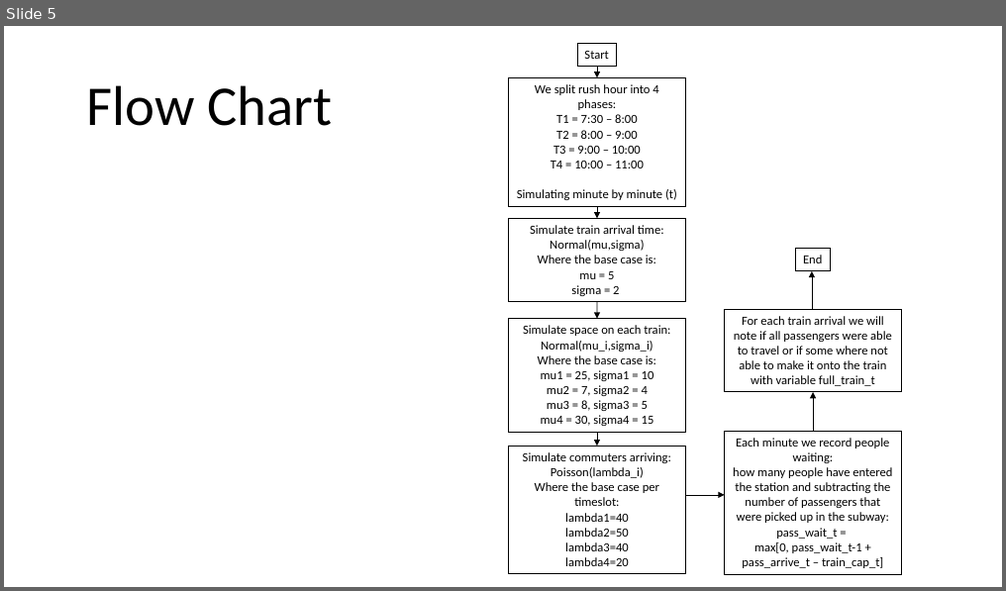
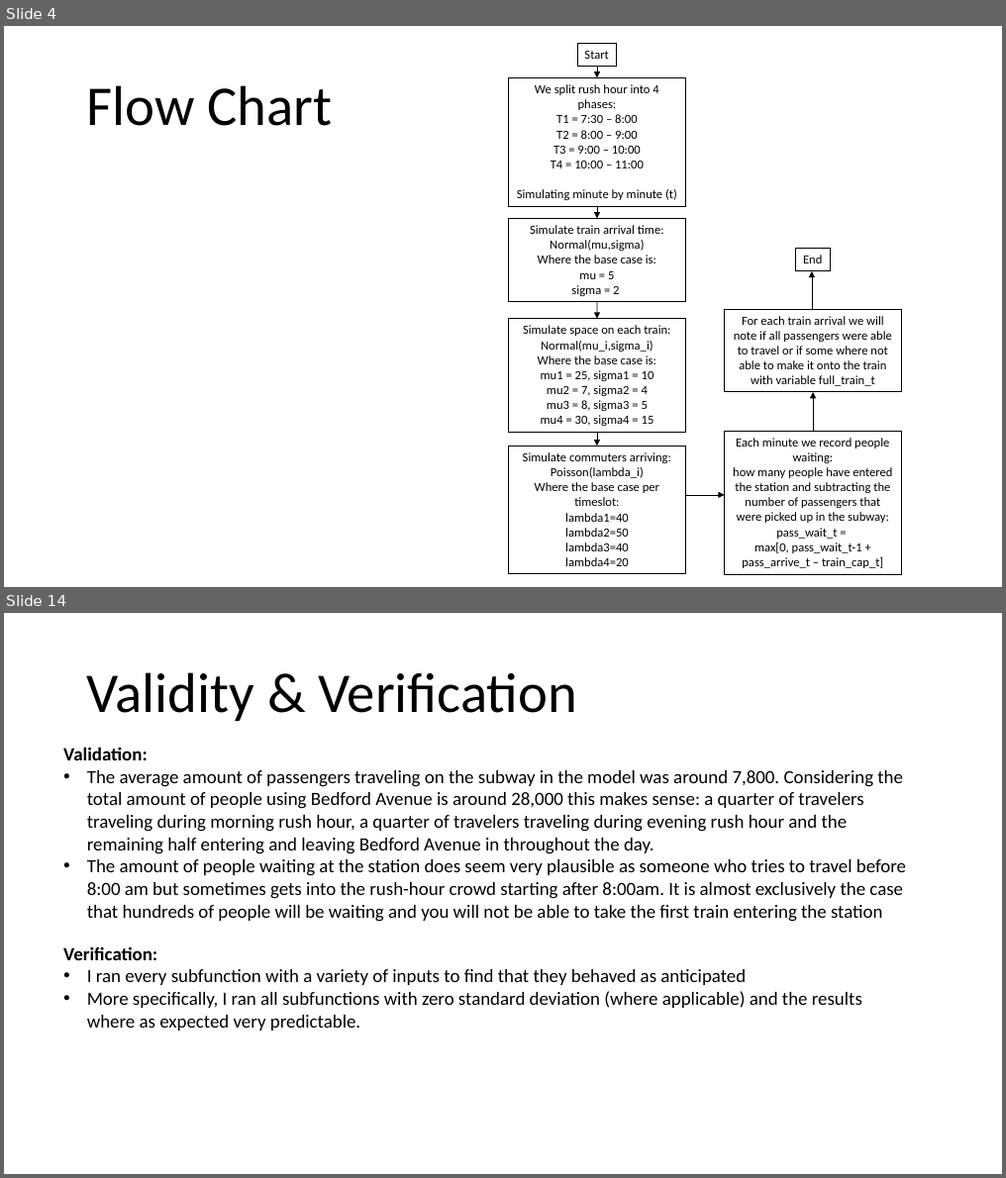
Before and after one commit to ManolisManoli/Data604_Sim-Mod, a slide deck: Final_Project/ManolisManoli_FinalProject_Data604.pptx. Shown one above the other, each under a label of ours: slide 5 before the commit, slides 4 and 14 after it; the slides between them are not shown. The pictures are 1006x591 and 1006x1178 pixels, drawn with LibreOffice and Linux fonts; fonts in the diff are those of the drawing. Boxes give left, top, right and bottom in pixels: in the first picture for what was removed or moved away, otherwise in the second. Text is boxed around its words. In the diff, an @@ line names an element or a change of style, - is before the commit and + after.

```diff
--- a/Final_Project/ManolisManoli_FinalProject_Data604.pptx
+++ b/Final_Project/ManolisManoli_FinalProject_Data604.pptx
@@ slide 14 added at bbox=[4, 613, 1002, 1174], background #FFFFFF @@
@@ text added at bbox=[87, 672, 578, 721], 54 pt, text #000000 @@
+Validity & Verification
@@ text added at bbox=[63, 747, 906, 922], 18 pt, text #000000 @@
+Validation:
+• The average amount of passengers traveling on the subway in the model was around 7,800. Considering the total amount of people using Bedford Avenue is around 28,000 this makes sense: a quarter of travelers traveling during morning rush hour, a quarter of travelers traveling during evening rush hour and the remaining half entering and leaving Bedford Avenue in throughout the day.
+• The amount of people waiting at the station does seem very plausible as someone who tries to travel before 8:00 am but sometimes gets into the rush-hour crowd starting after 8:00am. It is almost exclusively the case that hundreds of people will be waiting and you will not be able to take the first train entering the station
@@ text added at bbox=[63, 947, 862, 1031], 18 pt, text #000000 @@
+Verification:
+• I ran every subfunction with a variety of inputs to find that they behaved as anticipated
+• More specifically, I ran all subfunctions with zero standard deviation (where applicable) and the results where as expected very predictable.
@@ what was slide 5 is now slide 4 @@
```
Also in this commit, not shown: 2 slides changed, 10 other slides added, 1 slide removed.
